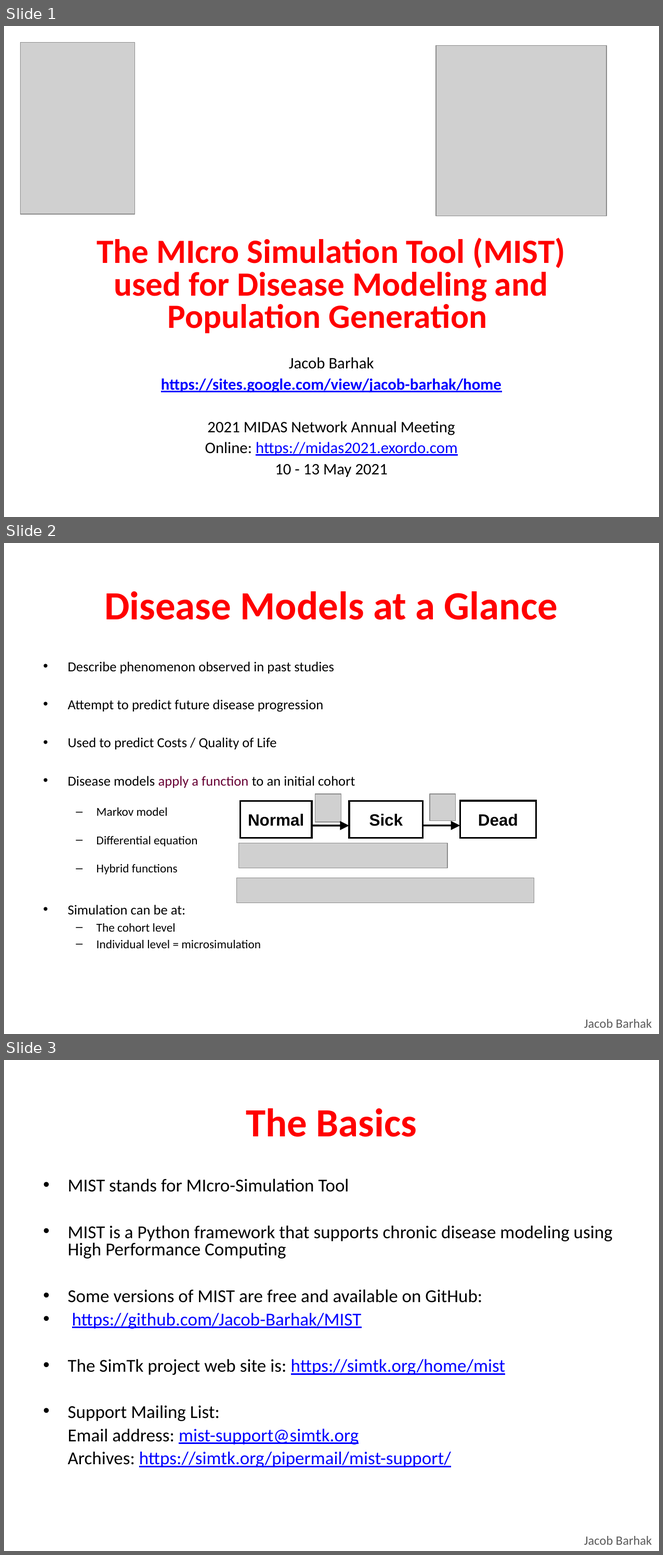
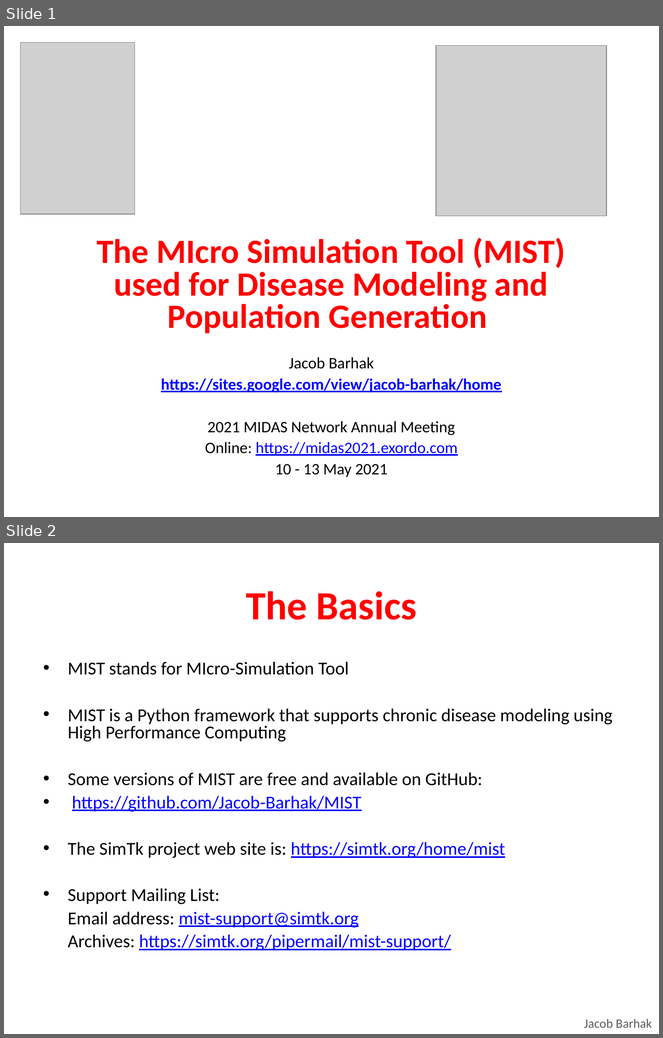
Before and after one commit to Jacob-Barhak/Presentations, a slide deck: MIDAS2021_MIST/MIDAS_Annual_Tutorial_MIST.odp. Shown one above the other, each under a label of ours: slides 1, 2 and 3 before the commit, slides 1 and 2 after it. The pictures are 663x1555 and 663x1038 pixels, drawn with LibreOffice and Linux fonts; fonts in the diff are those of the drawing; grey boxes stand for pictures. Boxes give left, top, right and bottom in pixels: in the first picture for what was removed or moved away, otherwise in the second. Text is boxed around its words. In the diff, an @@ line names an element or a change of style, - is before the commit and + after.

```diff
--- a/MIDAS2021_MIST/MIDAS_Annual_Tutorial_MIST.odp
+++ b/MIDAS2021_MIST/MIDAS_Annual_Tutorial_MIST.odp
@@ slide 2 removed at <box>4,543,659,1034</box>, background #FFFFFF; not listed: 1 template element that a slide beside it also shows @@
@@ text removed at <box>104,591,558,620</box> @@
-Disease Models at a Glance
@@ text removed at <box>68,662,355,949</box> @@
-• Describe phenomenon observed in past studies
-• Attempt to predict future disease progression
-• Used to predict Costs / Quality of Life
-• Disease models apply a function to an initial cohort
-  – Markov model
-  – Differential equation
-  – Hybrid functions
-• Simulation can be at:
-  – The cohort level
-  – Individual level = microsimulation
@@ picture removed at <box>315,794,341,822</box> @@
@@ picture removed at <box>430,794,455,821</box> @@
@@ group removed at <box>241,801,536,838</box>: 3 rectangles, 2 arrows @@
-Normal
-Sick
-Dead
@@ picture removed at <box>239,843,448,868</box> @@
@@ picture removed at <box>236,878,534,903</box> @@
@@ what was slide 3 is now slide 2 @@
```
Also in this commit, not shown: 3 slides changed, 3 other slides removed.
